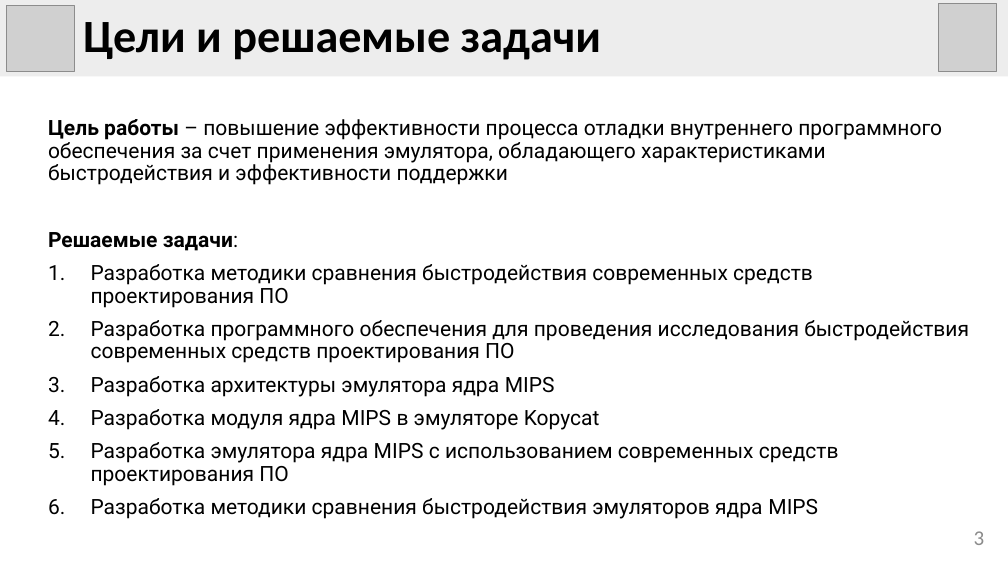
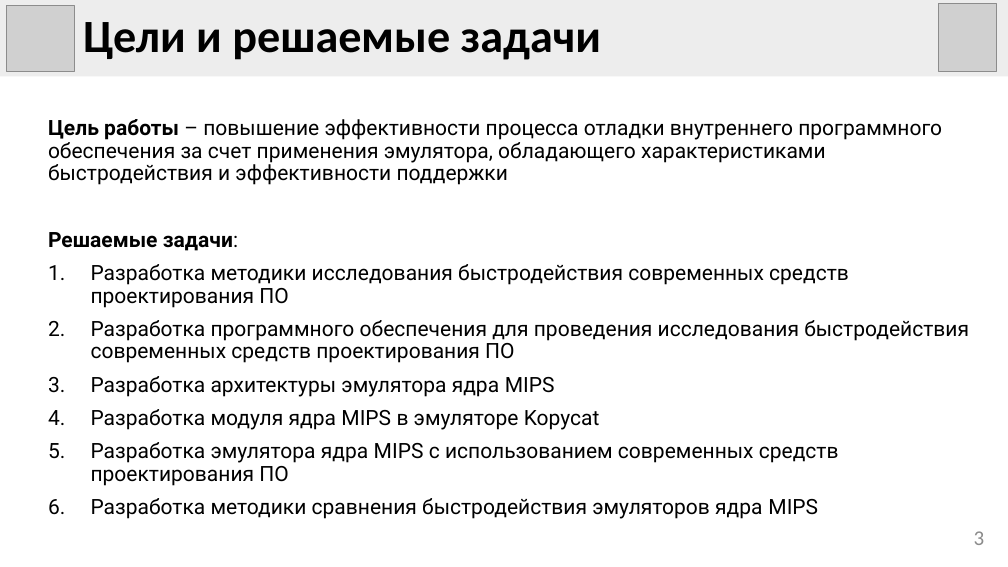
Before and after one commit to eleven5150/mips-emulation, a slide deck: slide 3 of docs/presentation/presentation.pptx. Drawn at 1008x567 pixels with LibreOffice and Linux fonts; fonts in the diff are those of the drawing; grey boxes stand for pictures. Boxes give left, top, right and bottom in pixels: in the first picture for what was removed or moved away, otherwise in the second. Text is boxed around its words. In the diff, an @@ line names an element or a change of style, - is before the commit and + after.

```diff
--- a/docs/presentation/presentation.pptx
+++ b/docs/presentation/presentation.pptx
@@ text at <box>91,264,849,308</box>: text changed @@
-1. Разработка методики сравнения быстродействия современных средств проектирования ПО
+1. Разработка методики исследования быстродействия современных средств проектирования ПО
```
Also in this commit, not shown: 3 slides added, 3 other files.
